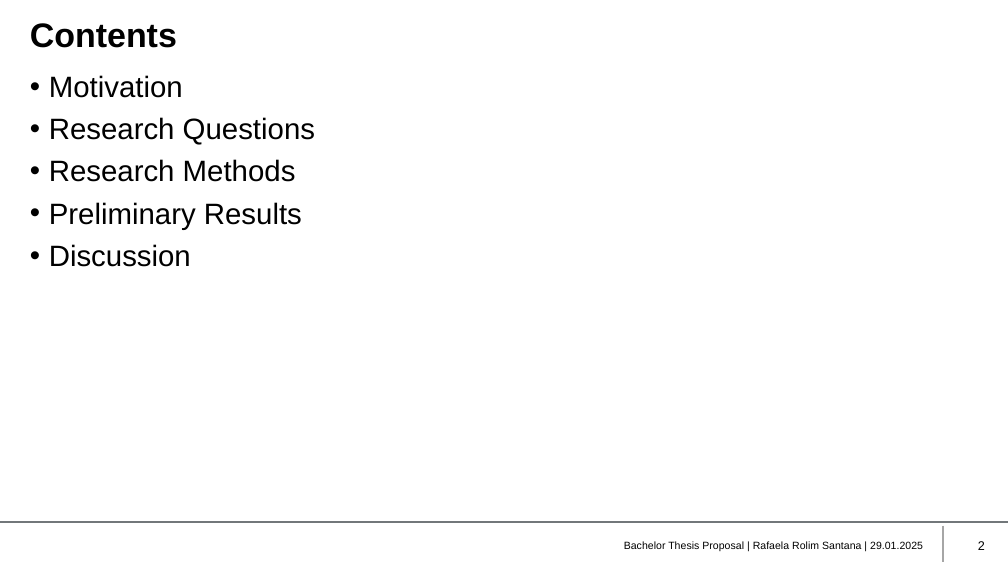
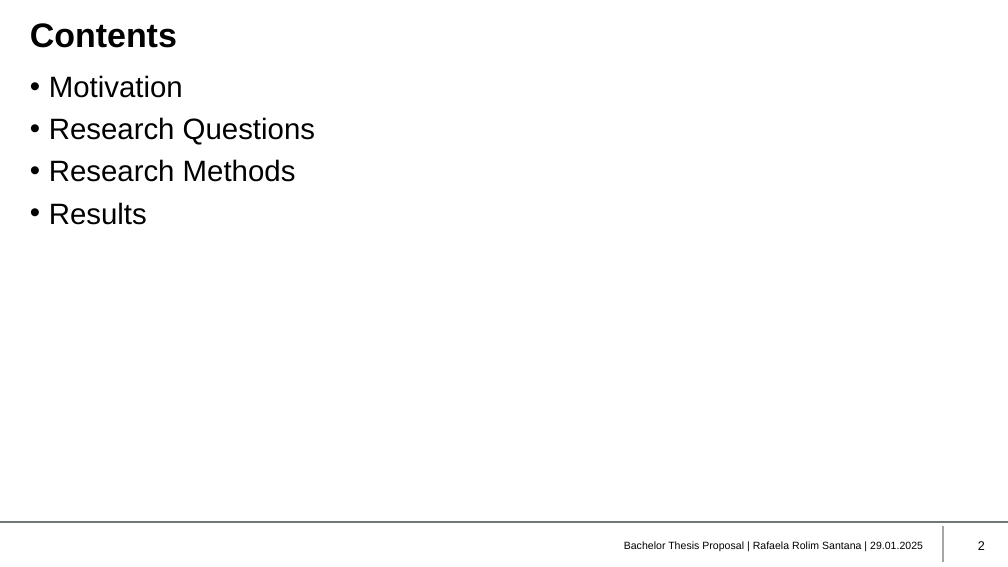
Before and after one commit to rafaelasantana/bachelor-thesis, a slide deck: slide 2 of QualityGates/QualityGate2_RafaelaRolimSantana/QG2-presentation.pptx. Drawn at 1008x567 pixels with LibreOffice and Linux fonts; fonts in the diff are those of the drawing; background and template pictures are left out. Boxes give left, top, right and bottom in pixels: in the first picture for what was removed or moved away, otherwise in the second. Text is boxed around its words. In the diff, an @@ line names an element or a change of style, - is before the commit and + after.

```diff
--- a/QualityGates/QualityGate2_RafaelaRolimSantana/QG2-presentation.pptx
+++ b/QualityGates/QualityGate2_RafaelaRolimSantana/QG2-presentation.pptx
@@ text at box(49, 202, 147, 225): text changed @@
-• Preliminary Results
-• Discussion
+• Results
```
Also in this commit, not shown: 8 other slides changed, 2 slides removed, 28 other files.
